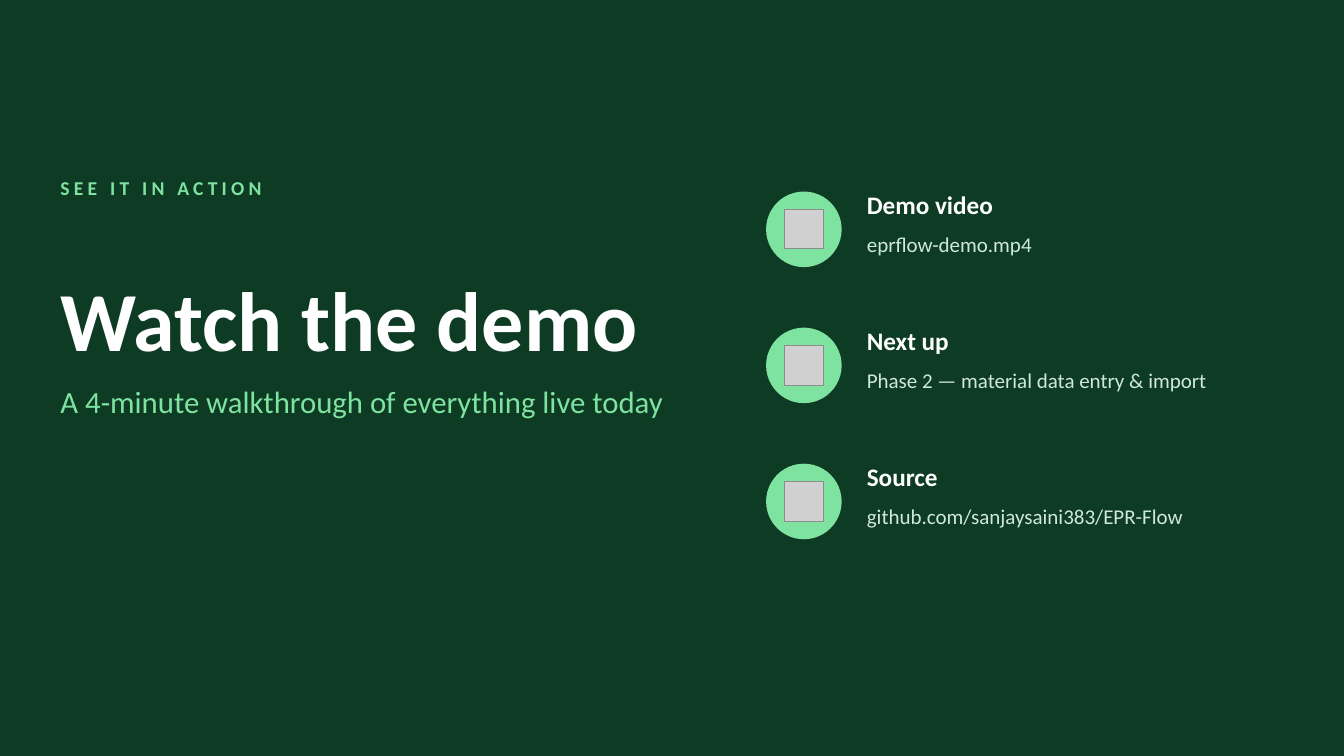
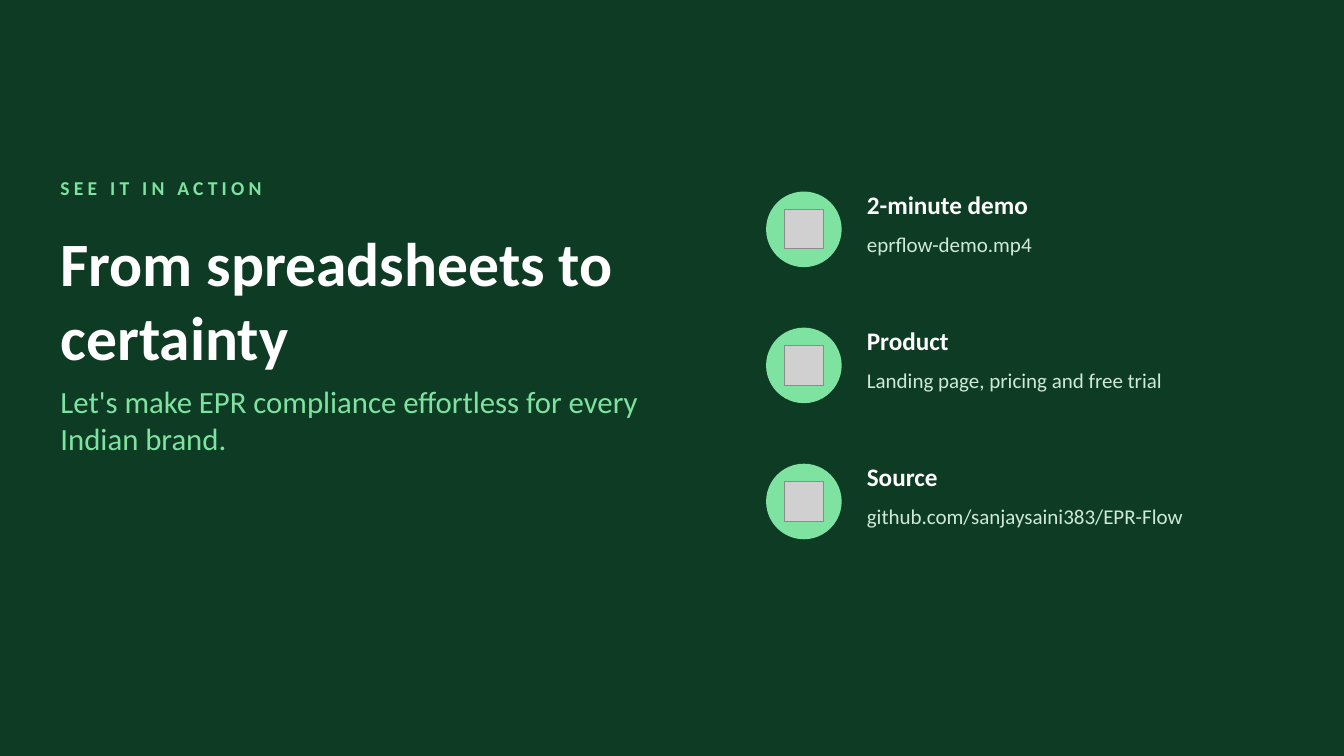
Before and after one commit to sanjaysaini383/EPR-Flow, a slide deck: slide 13 of docs/EPRFlow-Product-Overview.pptx (slide 15 before the commit). Drawn at 1344x756 pixels with LibreOffice and Linux fonts; fonts in the diff are those of the drawing; grey boxes stand for pictures. Boxes give left, top, right and bottom in pixels: in the first picture for what was removed or moved away, otherwise in the second. Text is boxed around its words. In the diff, an @@ line names an element or a change of style, - is before the commit and + after.

```diff
--- a/docs/EPRFlow-Product-Overview.pptx
+++ b/docs/EPRFlow-Product-Overview.pptx
@@ text at (x1=867, y1=196, x2=1028, y2=214): text changed @@
-Demo video
+2-minute demo
@@ text at (x1=60, y1=242, x2=613, y2=370): text changed; size 60 to 44 pt @@
-Watch the demo
+From spreadsheets to certainty
@@ text at (x1=867, y1=332, x2=949, y2=350): text changed @@
-Next up
+Product
@@ text at (x1=867, y1=373, x2=1162, y2=392): text changed @@
-Phase 2 — material data entry & import
+Landing page, pricing and free trial
@@ text at (x1=60, y1=391, x2=638, y2=450): text changed @@
-A 4-minute walkthrough of everything live today
+Let's make EPR compliance effortless for every Indian brand.
```
Also in this commit, not shown: 1 other slide changed, 11 slides added, 13 slides removed, 3 other files.
